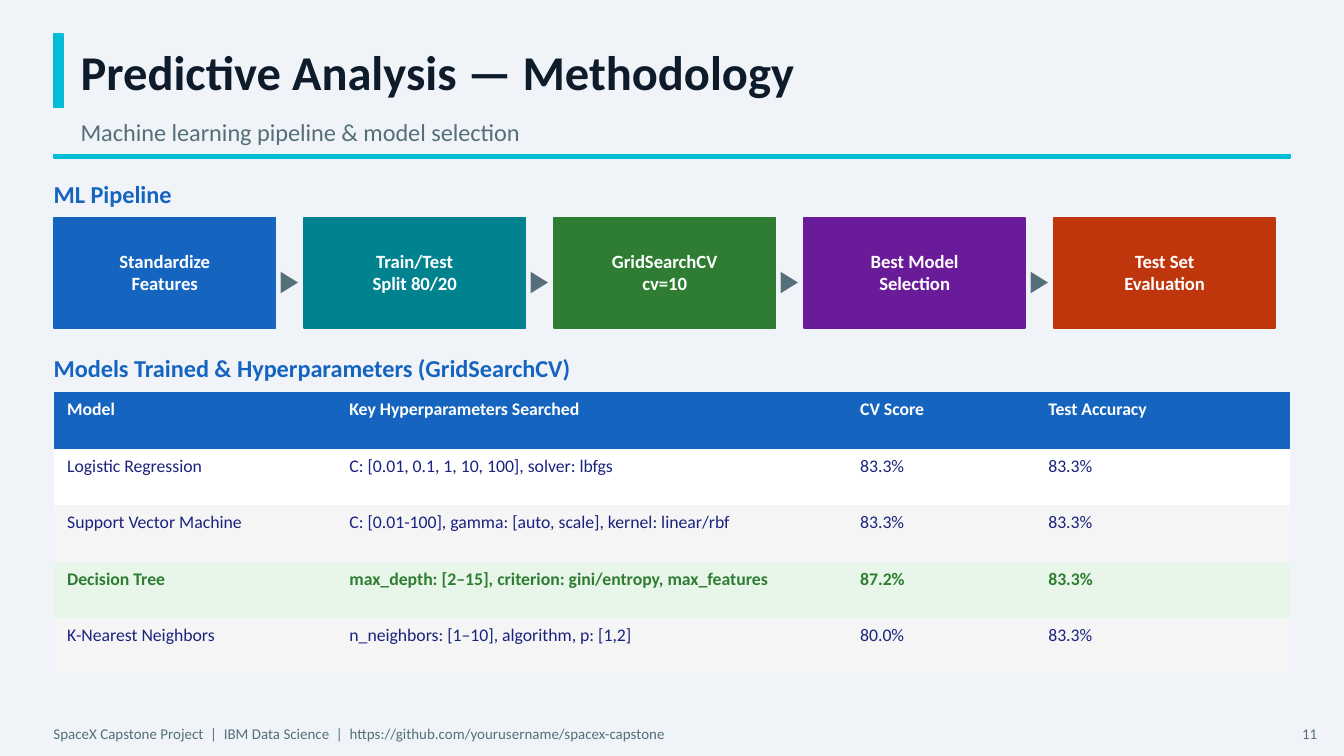
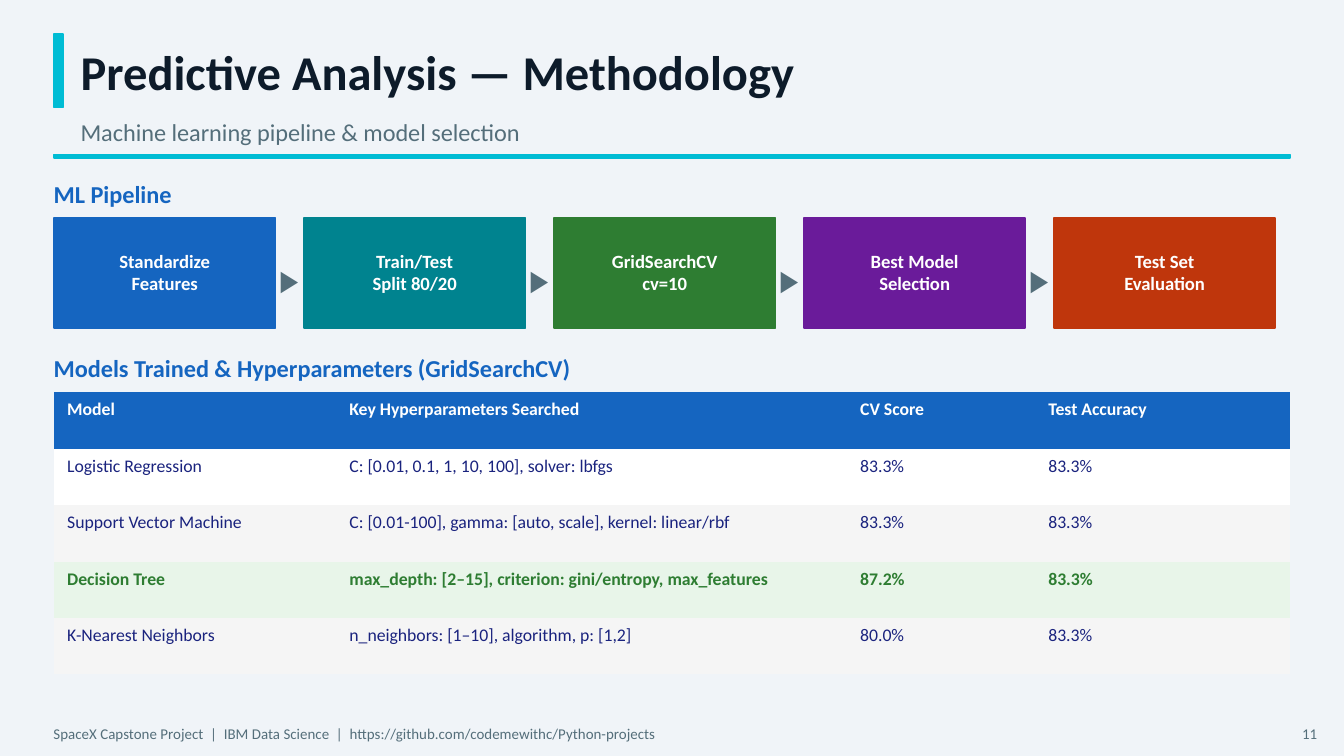
Before and after one commit to codemewithc/Python-projects, a slide deck: slide 11 of spacex-capstone/SpaceX_Capstone_Project_Report.pptx. Drawn at 1344x756 pixels with LibreOffice and Linux fonts; fonts in the diff are those of the drawing. Boxes give left, top, right and bottom in pixels: in the first picture for what was removed or moved away, otherwise in the second. Text is boxed around its words. In the diff, an @@ line names an element or a change of style, - is before the commit and + after.

Commit message:
capstone project edited

```diff
--- a/spacex-capstone/SpaceX_Capstone_Project_Report.pptx
+++ b/spacex-capstone/SpaceX_Capstone_Project_Report.pptx
@@ text at (53, 728, 655, 742): text changed @@
-SpaceX Capstone Project | IBM Data Science | https://github.com/yourusername/spacex-capstone
+SpaceX Capstone Project | IBM Data Science | https://github.com/codemewithc/Python-projects
```
Also in this commit, not shown: 12 other slides changed.
